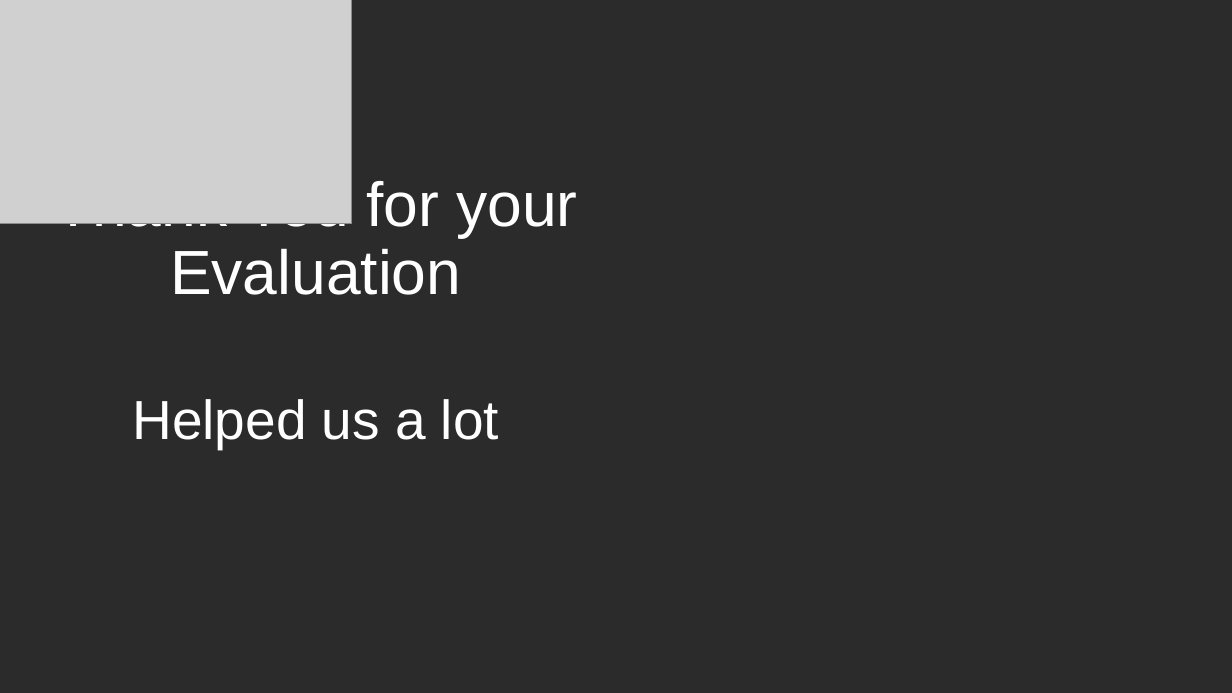
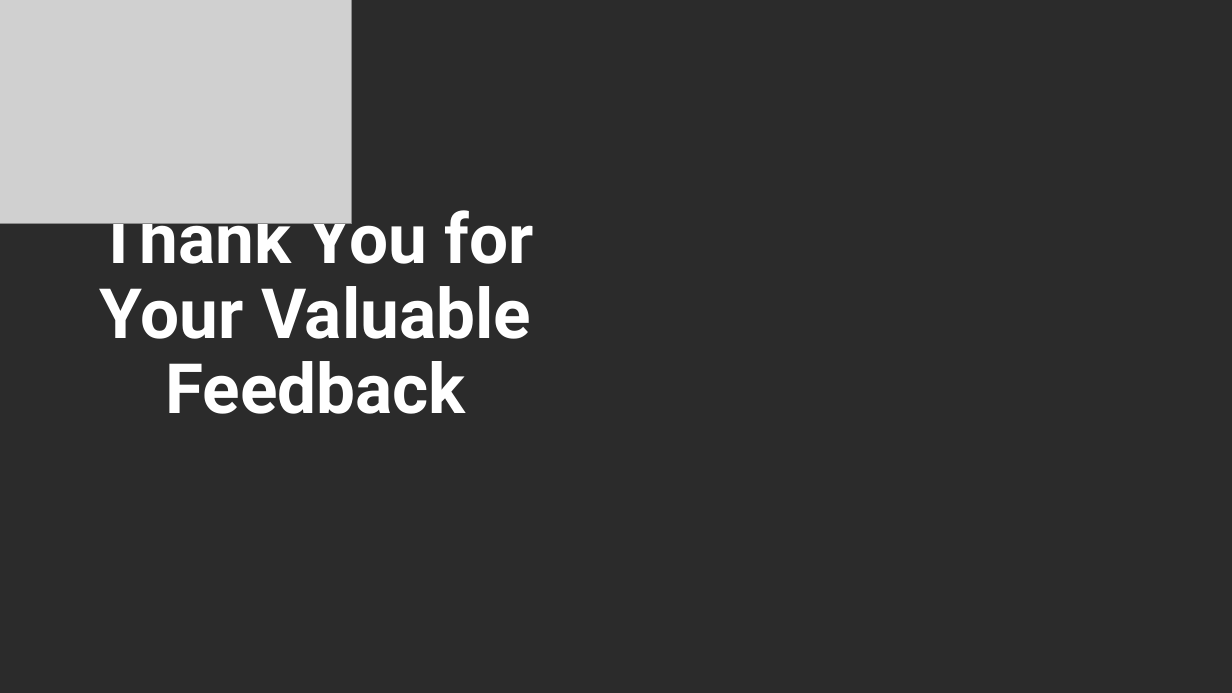
Before and after one commit to Thomas-Weigl/Printforge-3D-Print-Marketplace, a slide deck: slide 22 of evaluation/Printforge_results_of_evaluation.pptx. Drawn at 1232x693 pixels with LibreOffice and Linux fonts; fonts in the diff are those of the drawing; grey boxes stand for pictures; background and template pictures are left out; a plain dark background stands for a picture behind light text. Boxes give left, top, right and bottom in pixels: in the first picture for what was removed or moved away, otherwise in the second. Text is boxed around its words. In the diff, an @@ line names an element or a change of style, - is before the commit and + after.

Commit message:
Minor changes in the presentation end_of_evaluation

```diff
--- a/evaluation/Printforge_results_of_evaluation.pptx
+++ b/evaluation/Printforge_results_of_evaluation.pptx
@@ title at box(97, 200, 534, 414): text changed; size 48.6 to 54 pt; font Arial to Roboto; bold on @@
-Thank You for your Evaluation
+Thank You for Your Valuable Feedback
@@ text removed at box(132, 399, 499, 448) @@
-Helped us a lot
```
Also in this commit, not shown: 1 other slide changed.
